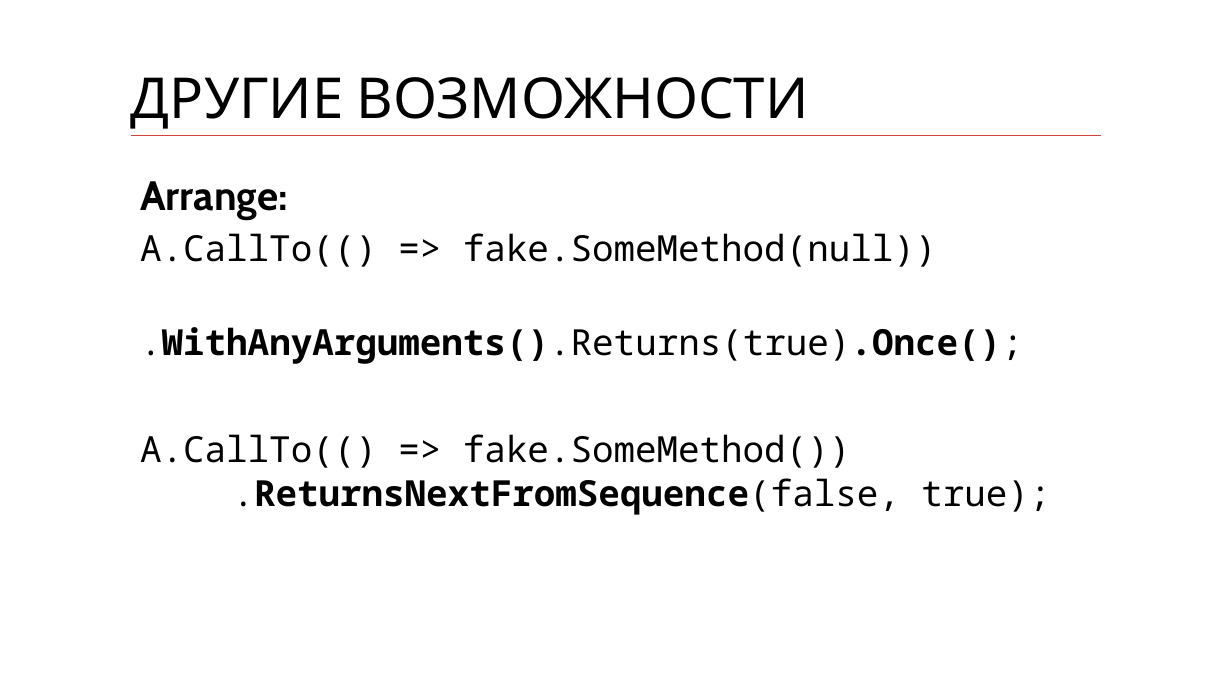
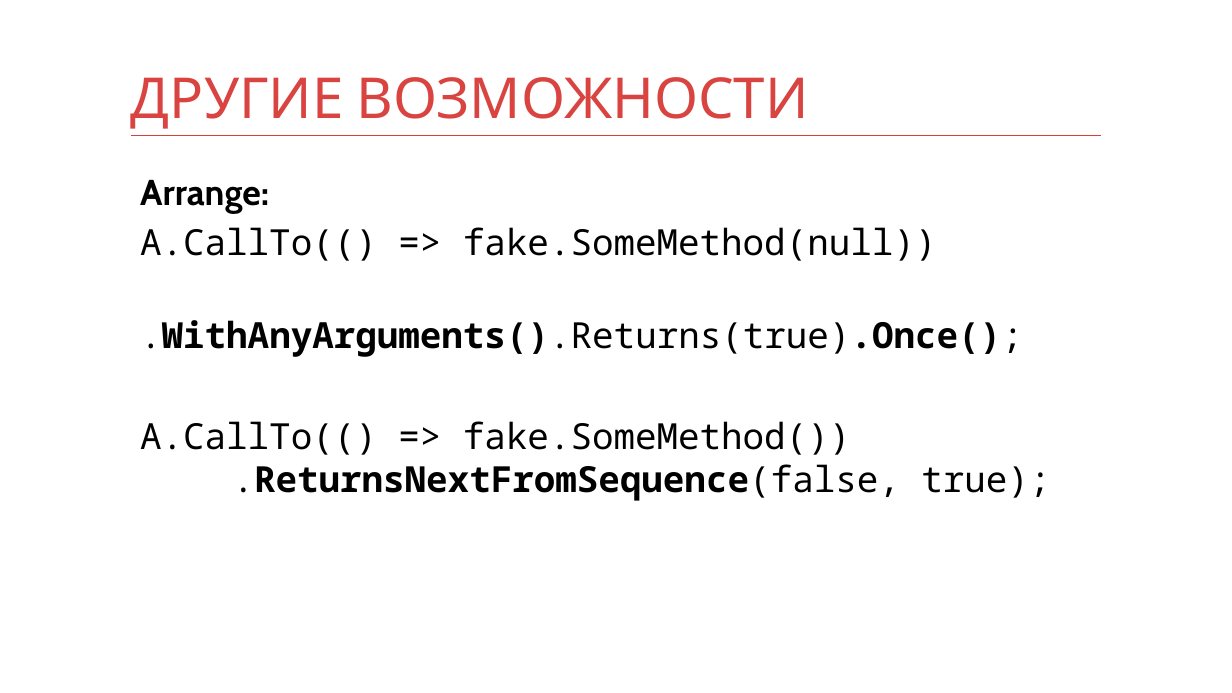
Before and after one commit to kontur-courses/mocks, a slide deck: slide 11 of mocks.pptx. Drawn at 1232x693 pixels with LibreOffice and Linux fonts; fonts in the diff are those of the drawing. Boxes give left, top, right and bottom in pixels: in the first picture for what was removed or moved away, otherwise in the second. Text is boxed around its words. In the diff, an @@ line names an element or a change of style, - is before the commit and + after.

```diff
--- a/mocks.pptx
+++ b/mocks.pptx
@@ title "ДРУГИЕ ВОЗМОЖНОСТИ" at (131, 77, 808, 129): text colour #000000 to #D94440 @@
@@ text at (140, 180, 269, 213): size 32 to 28 pt in "Arrange:" @@
```
Also in this commit, not shown: 3 other slides changed.
